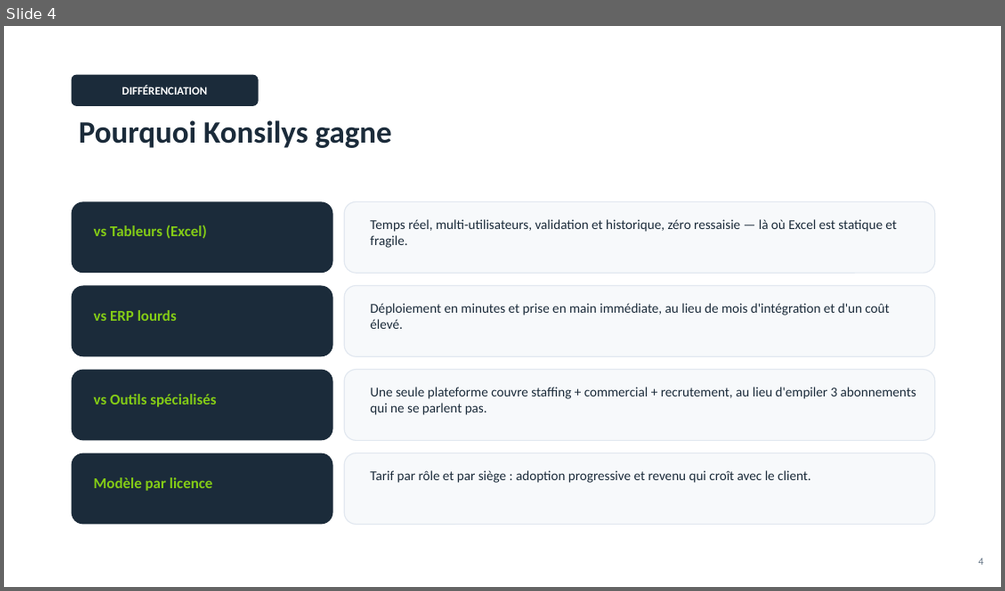
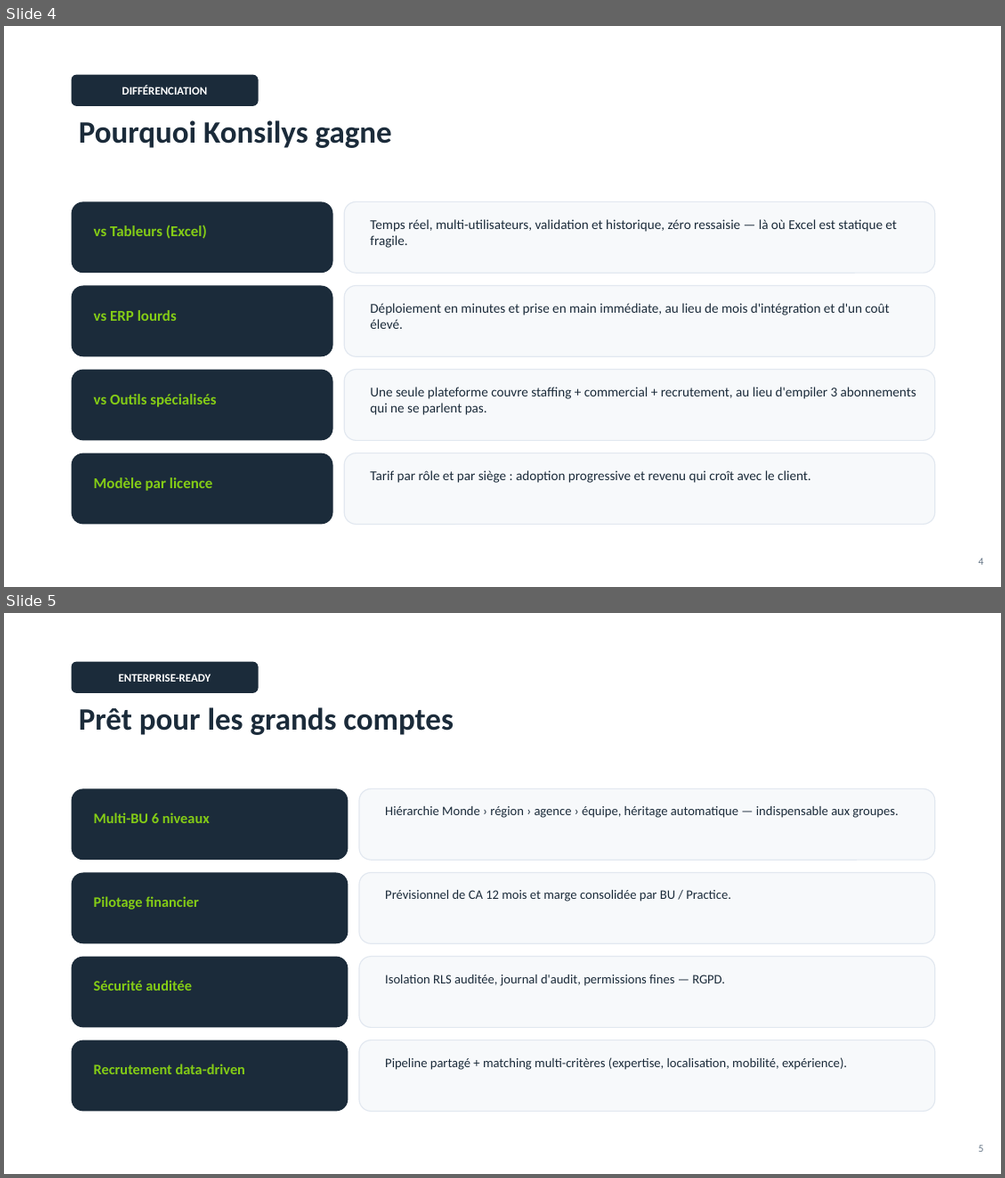
Before and after one commit to Charlesa6/esn-manager, a slide deck: deliverables/Konsilys_Presentation_Investisseurs.pptx. Shown one above the other, each under a label of ours: slide 4 before the commit, slides 4 and 5 after it. The pictures are 1005x591 and 1005x1178 pixels, drawn with LibreOffice and Linux fonts; fonts in the diff are those of the drawing. Boxes give left, top, right and bottom in pixels: in the first picture for what was removed or moved away, otherwise in the second. Text is boxed around its words. In the diff, an @@ line names an element or a change of style, - is before the commit and + after.

```diff
--- a/deliverables/Konsilys_Presentation_Investisseurs.pptx
+++ b/deliverables/Konsilys_Presentation_Investisseurs.pptx
@@ slide 5 added at bbox=[4, 613, 1001, 1174], background #FFFFFF @@
@@ rounded rectangle added at bbox=[72, 662, 259, 693], fill #1B2B3A, 11 pt, text #FFFFFF, bold @@
+ENTERPRISE-READY
@@ text added at bbox=[79, 707, 453, 735], 30 pt, text #1B2B3A, bold @@
+Prêt pour les grands comptes
@@ rounded rectangle added at bbox=[72, 788, 348, 860], fill #1B2B3A @@
@@ rounded rectangle added at bbox=[359, 788, 935, 860], fill #F7F9FB, outline #E2E8F0 1 pt @@
@@ text added at bbox=[94, 812, 210, 823], 14 pt, text #84CC16, bold @@
+Multi-BU 6 niveaux
@@ text added at bbox=[385, 806, 898, 818], 12.5 pt, text #1B2B3A @@
+Hiérarchie Monde › région › agence › équipe, héritage automatique — indispensable aux groupes.
@@ rounded rectangle added at bbox=[72, 873, 348, 943], fill #1B2B3A @@
@@ rounded rectangle added at bbox=[359, 873, 935, 943], fill #F7F9FB, outline #E2E8F0 1 pt @@
@@ text added at bbox=[94, 896, 199, 909], 14 pt, text #84CC16, bold @@
+Pilotage financier
@@ text added at bbox=[385, 890, 731, 901], 12.5 pt, text #1B2B3A @@
+Prévisionnel de CA 12 mois et marge consolidée par BU / Practice.
@@ rounded rectangle added at bbox=[72, 957, 348, 1027], fill #1B2B3A @@
@@ rounded rectangle added at bbox=[359, 957, 935, 1027], fill #F7F9FB, outline #E2E8F0 1 pt @@
@@ text added at bbox=[94, 980, 192, 990], 14 pt, text #84CC16, bold @@
+Sécurité auditée
@@ text added at bbox=[385, 974, 725, 986], 12.5 pt, text #1B2B3A @@
+Isolation RLS auditée, journal d'audit, permissions fines — RGPD.
@@ rounded rectangle added at bbox=[72, 1040, 348, 1111], fill #1B2B3A @@
@@ text added at bbox=[94, 1063, 246, 1074], 14 pt, text #84CC16, bold @@
+Recrutement data-driven
@@ rounded rectangle added at bbox=[359, 1040, 935, 1111], fill #F7F9FB, outline #E2E8F0 1 pt @@
@@ text added at bbox=[385, 1057, 847, 1070], 12.5 pt, text #1B2B3A @@
+Pipeline partagé + matching multi-critères (expertise, localisation, mobilité, expérience).
@@ text added at bbox=[979, 1144, 984, 1151], 10 pt, text #647485 @@
+5
```
Also in this commit, not shown: 8 other files.
